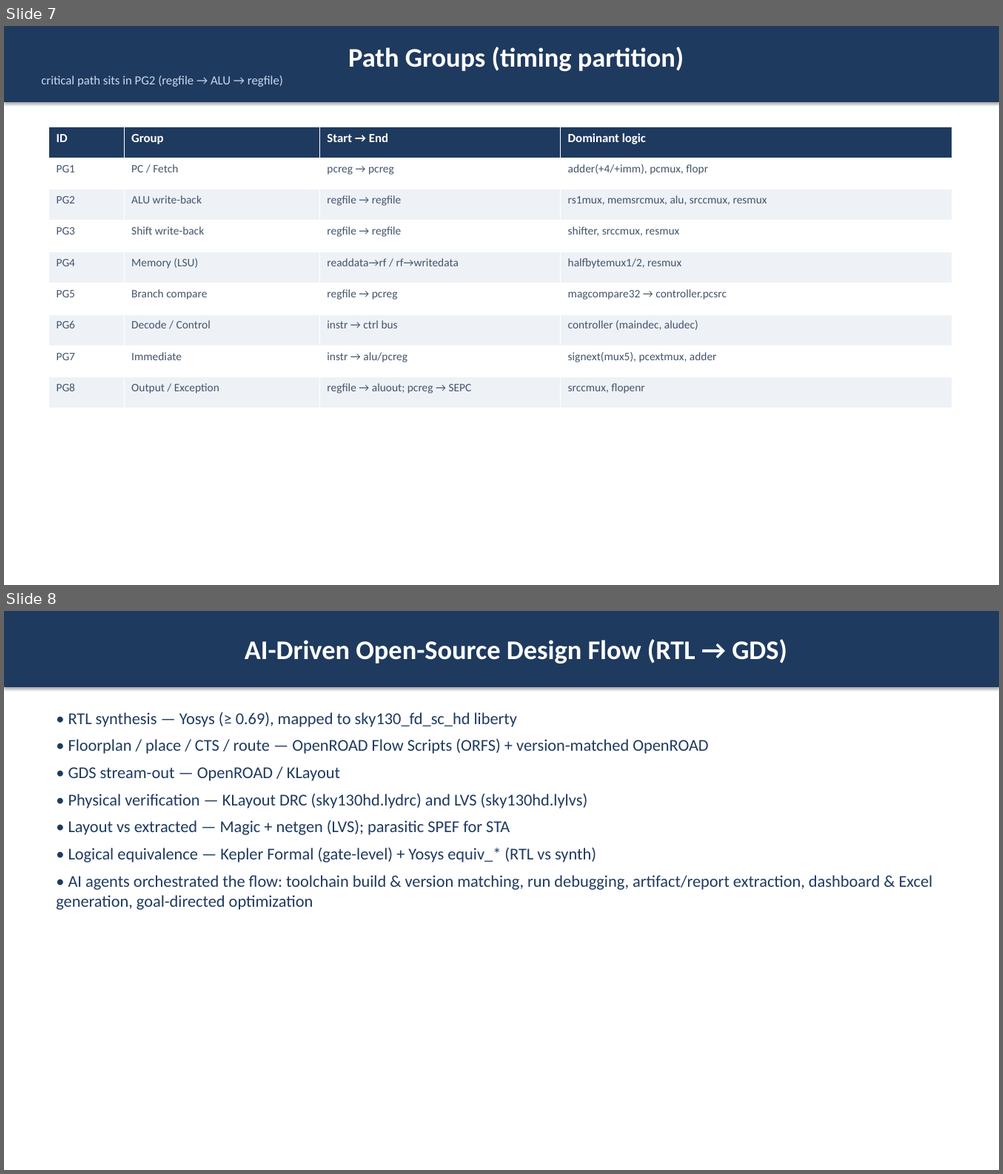
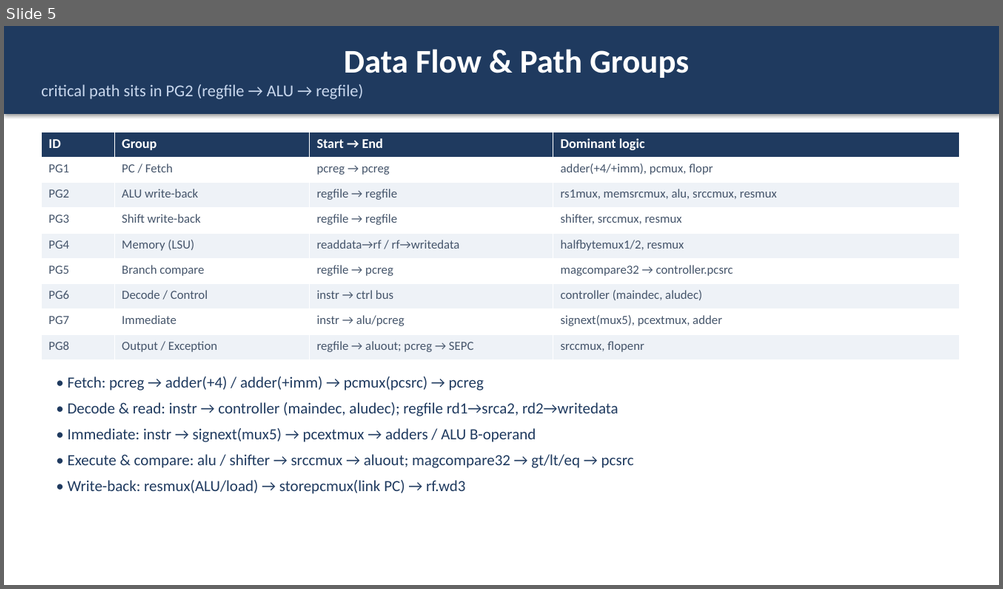
Before and after one commit to wuhannus/lunarch, a slide deck: flow/LUNARCH_AI_Driven_Chip_Design.pptx. Shown one above the other, each under a label of ours: slides 7 and 8 before the commit, slide 5 after it. The pictures are 1003x1174 and 1003x589 pixels, drawn with LibreOffice and Linux fonts; fonts in the diff are those of the drawing. Boxes give left, top, right and bottom in pixels: in the first picture for what was removed or moved away, otherwise in the second. Text is boxed around its words. In the diff, an @@ line names an element or a change of style, - is before the commit and + after.

Commit message:
Deck: add two-loop diagram + extra-cell table and NAND/NAND3/INV reasoning after the cell-type page

```diff
--- a/flow/LUNARCH_AI_Driven_Chip_Design.pptx
+++ b/flow/LUNARCH_AI_Driven_Chip_Design.pptx
@@ slide 8 removed at [4,611,999,1170], background #FFFFFF @@
@@ rectangle removed at [4,611,999,687] @@
-AI-Driven Open-Source Design Flow (RTL → GDS)
@@ text removed at [56,712,933,910] @@
-• RTL synthesis — Yosys (≥ 0.69), mapped to sky130_fd_sc_hd liberty
-• Floorplan / place / CTS / route — OpenROAD Flow Scripts (ORFS) + version-matched OpenROAD
-• GDS stream-out — OpenROAD / KLayout
-• Physical verification — KLayout DRC (sky130hd.lydrc) and LVS (sky130hd.lylvs)
-• Layout vs extracted — Magic + netgen (LVS); parasitic SPEF for STA
-• Logical equivalence — Kepler Formal (gate-level) + Yosys equiv_* (RTL vs synth)
-• AI agents orchestrated the flow: toolchain build & version matching, run debugging, artifact/report extraction, dashboard & Excel generation, goal-directed optimization
@@ what was slide 7 is now slide 5 @@
@@ slide 5 changed as well @@
@@ rectangle "Data Flow & Path Groups": place and size @@
-rectangle "Data Flow & Path Groups" at [4,26,999,102]
+rectangle "Data Flow & Path Groups" at [4,26,999,114]
@@ text in rectangle at [344,49,688,78]: text changed; size 26 to 32 pt @@
-Path Groups (timing partition)
+Data Flow & Path Groups
@@ text in rectangle at [41,84,363,99]: size 12 to 16 pt in "critical path sits in PG2 (regfile → ..." @@
@@ table at [41,132,959,360] @@
@@ size 12 to 13 pt in "ID", "Group", "Start → End", "Dominant logic" @@
@@ size 11 to 12 pt @@
@@ table: place and size @@
-table at [48,127,951,409]
+table at [41,132,959,360]
@@ text added at [68,377,634,494], 15 pt, text #1F3A5F @@
+• Fetch: pcreg → adder(+4) / adder(+imm) → pcmux(pcsrc) → pcreg
+• Decode & read: instr → controller (maindec, aludec); regfile rd1→srca2, rd2→writedata
+• Immediate: instr → signext(mux5) → pcextmux → adders / ALU B-operand
+• Execute & compare: alu / shifter → srccmux → aluout; magcompare32 → gt/lt/eq → pcsrc
+• Write-back: resmux(ALU/load) → storepcmux(link PC) → rf.wd3
```
Also in this commit, not shown: 9 other slides changed, 7 slides added, 7 other slides removed, 1 other file.
